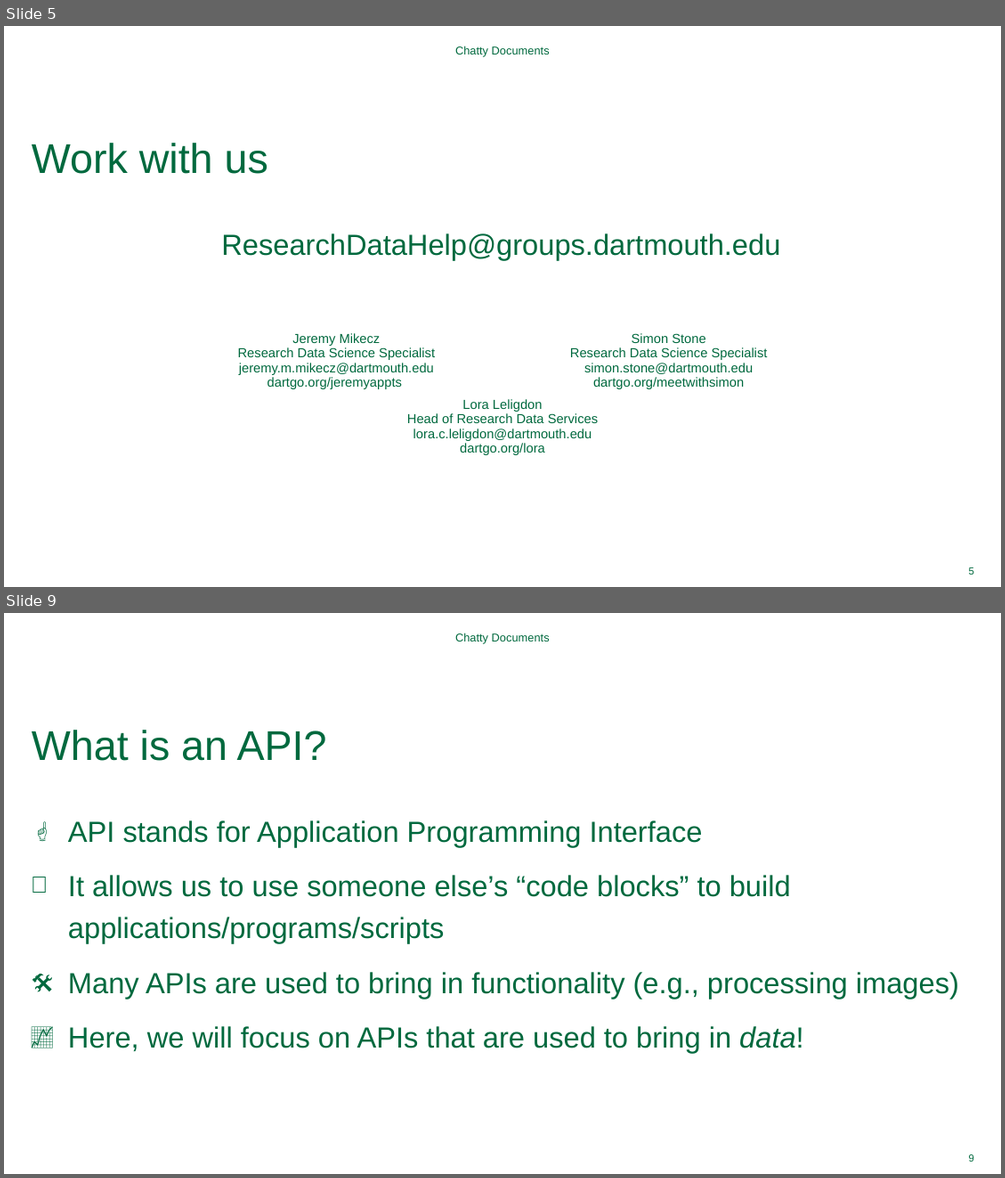
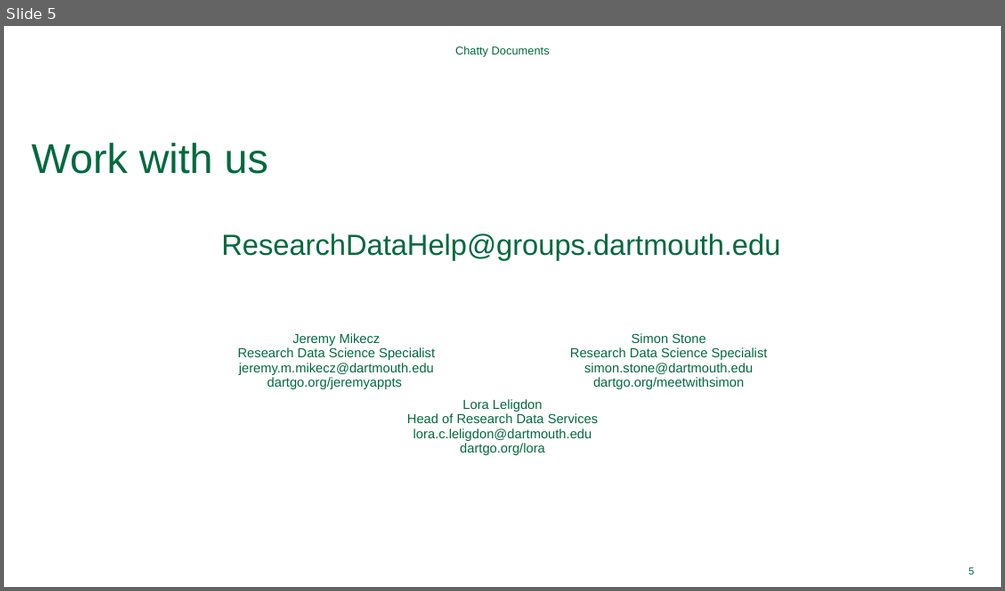
Before and after one commit to Dartmouth-Libraries/chatty-documents, a slide deck: ppt/chatty-documents.pptx. Shown one above the other, each under a label of ours: slides 5 and 9 before the commit, slide 5 after it; the slides between them are not shown. The pictures are 1005x1178 and 1005x591 pixels, drawn with LibreOffice and Linux fonts; fonts in the diff are those of the drawing; background and template pictures are left out. Boxes give left, top, right and bottom in pixels: in the first picture for what was removed or moved away, otherwise in the second. Text is boxed around its words. In the diff, an @@ line names an element or a change of style, - is before the commit and + after.

```diff
--- a/ppt/chatty-documents.pptx
+++ b/ppt/chatty-documents.pptx
@@ slide 9 removed at box(4, 613, 1001, 1174), background #FFFFFF @@
@@ text removed at box(455, 633, 550, 643) @@
-Chatty Documents
@@ title removed at box(32, 730, 327, 761) @@
-What is an API?
@@ text removed at box(68, 820, 959, 1053) @@
-☝️ API stands for Application Programming Interface
-🧱 It allows us to use someone else’s “code blocks” to build applications/programs/scripts
-🛠️ Many APIs are used to bring in functionality (e.g., processing images)
-📈 Here, we will focus on APIs that are used to bring in data!
@@ page number removed at box(969, 1154, 974, 1161) @@
-9
```
Also in this commit, not shown: 6 slides changed, 4 slides added, 3 other slides removed, 2 other files.
